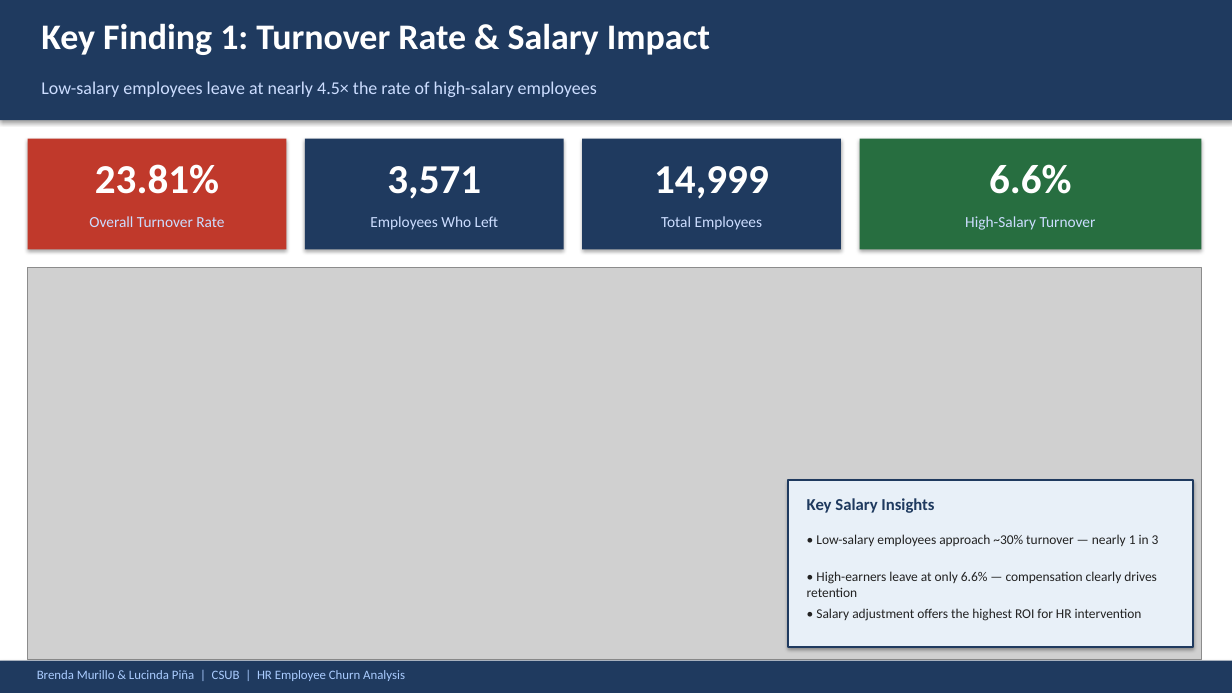
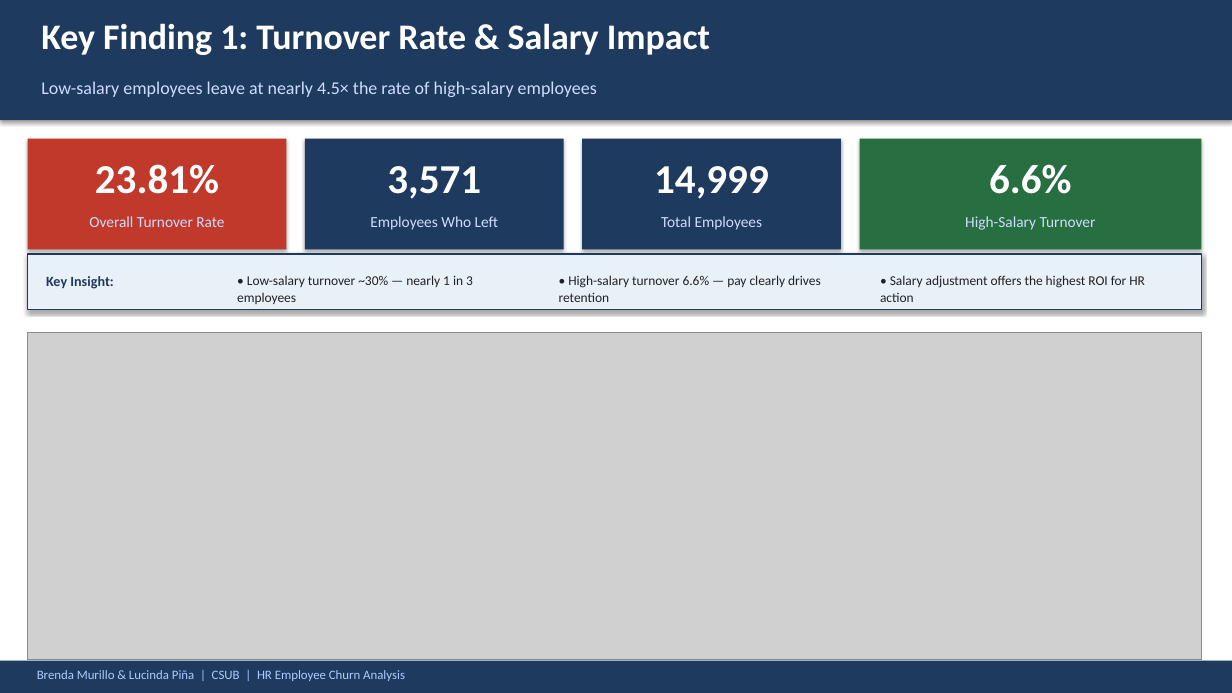
Before and after one commit to brendaMurillo/predicting-employee-turnover, a slide deck: slide 4 of HR_Churn_Presentation.pptx. Drawn at 1232x693 pixels with LibreOffice and Linux fonts; fonts in the diff are those of the drawing; grey boxes stand for pictures. Boxes give left, top, right and bottom in pixels: in the first picture for what was removed or moved away, otherwise in the second. Text is boxed around its words. In the diff, an @@ line names an element or a change of style, - is before the commit and + after.

```diff
--- a/HR_Churn_Presentation.pptx
+++ b/HR_Churn_Presentation.pptx
@@ rectangle resized from (x1=788, y1=480, x2=1192, y2=646) to (x1=28, y1=254, x2=1202, y2=310) @@
@@ rectangle at (x1=28, y1=254, x2=1202, y2=310): outline #1F3A5F 1.5 pt to #1F3A5F 1 pt @@
@@ text at (x1=46, y1=276, x2=113, y2=289): text changed; size 13 to 11 pt @@
-Key Salary Insights
+Key Insight:
@@ text at (x1=237, y1=275, x2=473, y2=304): text changed @@
-• Low-salary employees approach ~30% turnover — nearly 1 in 3
+• Low-salary turnover ~30% — nearly 1 in 3 employees
@@ text at (x1=559, y1=275, x2=821, y2=302): text changed @@
-• High-earners leave at only 6.6% — compensation clearly drives retention
+• High-salary turnover 6.6% — pay clearly drives retention
@@ text at (x1=880, y1=275, x2=1145, y2=302): text changed @@
-• Salary adjustment offers the highest ROI for HR intervention
+• Salary adjustment offers the highest ROI for HR action
@@ picture resized from (x1=28, y1=268, x2=1202, y2=659) to (x1=28, y1=333, x2=1202, y2=659) @@
```
